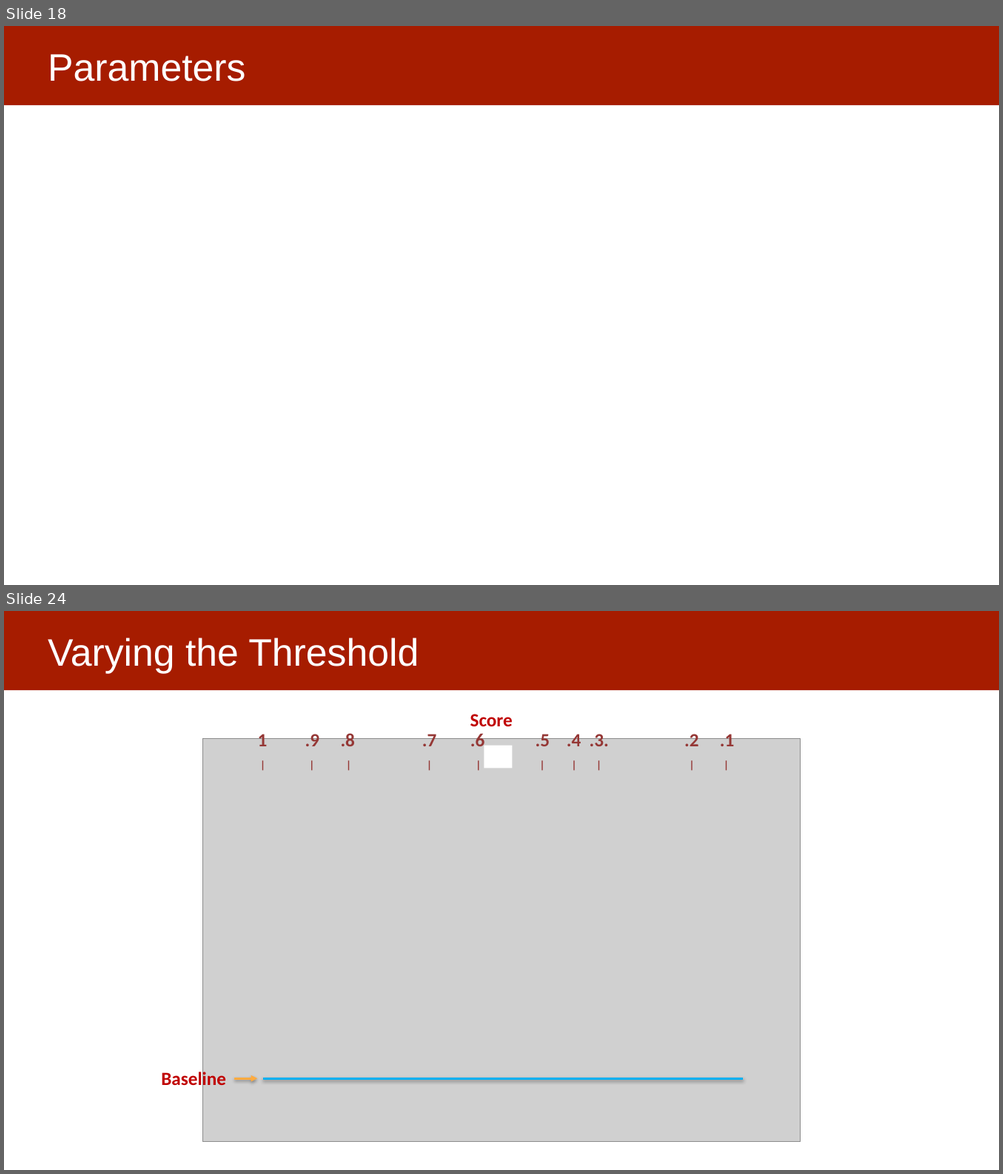
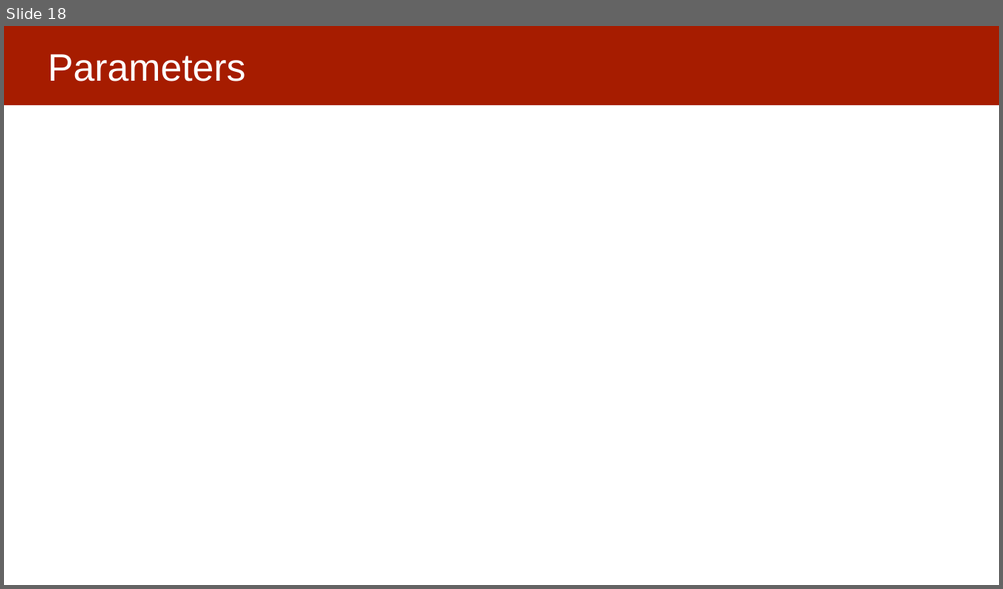
Before and after one commit to dssg/MLinPractice, a slide deck: Lectures/Lecture5-ModelSelection.pptx. Shown one above the other, each under a label of ours: slides 18 and 24 before the commit, slide 18 after it; the slides between them are not shown. The pictures are 1003x1174 and 1003x589 pixels, drawn with LibreOffice and Linux fonts; fonts in the diff are those of the drawing; grey boxes stand for pictures. Boxes give left, top, right and bottom in pixels: in the first picture for what was removed or moved away, otherwise in the second. Text is boxed around its words. In the diff, an @@ line names an element or a change of style, - is before the commit and + after.

```diff
--- a/Lectures/Lecture5-ModelSelection.pptx
+++ b/Lectures/Lecture5-ModelSelection.pptx
@@ slide 24 removed at [4,611,999,1170], background #FFFFFF; not listed: 1 template element that a slide beside it also shows @@
@@ title removed at [48,638,418,674] @@
-Varying the Threshold
@@ text removed at [470,714,512,727] @@
-Score
@@ picture removed at [202,738,800,1142] @@
@@ text removed at [258,731,734,746] @@
-1 .9 .8 .7 .6 .5 .4 .3. .2 .1
-| | | | | | | | | |
@@ rectangle removed at [484,745,512,769] @@
@@ text removed at [161,1071,226,1091] @@
-Baseline
@@ arrow removed from (235, 1079) to (257, 1079) @@
@@ line removed from (743, 1079) to (263, 1079) @@
```
Also in this commit, not shown: 3 slides changed, 10 slides added, 10 other slides removed, 3 other files.
